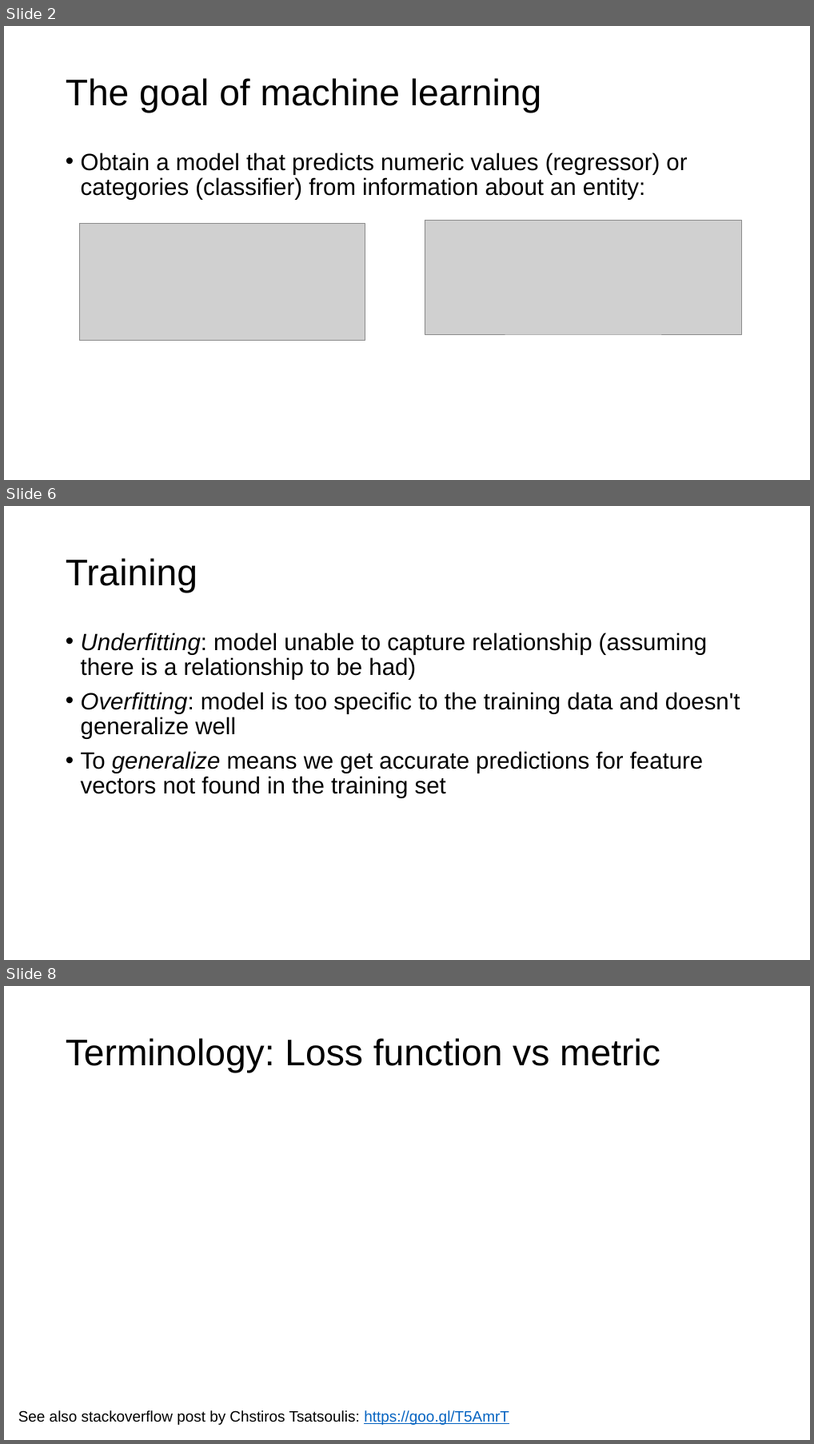
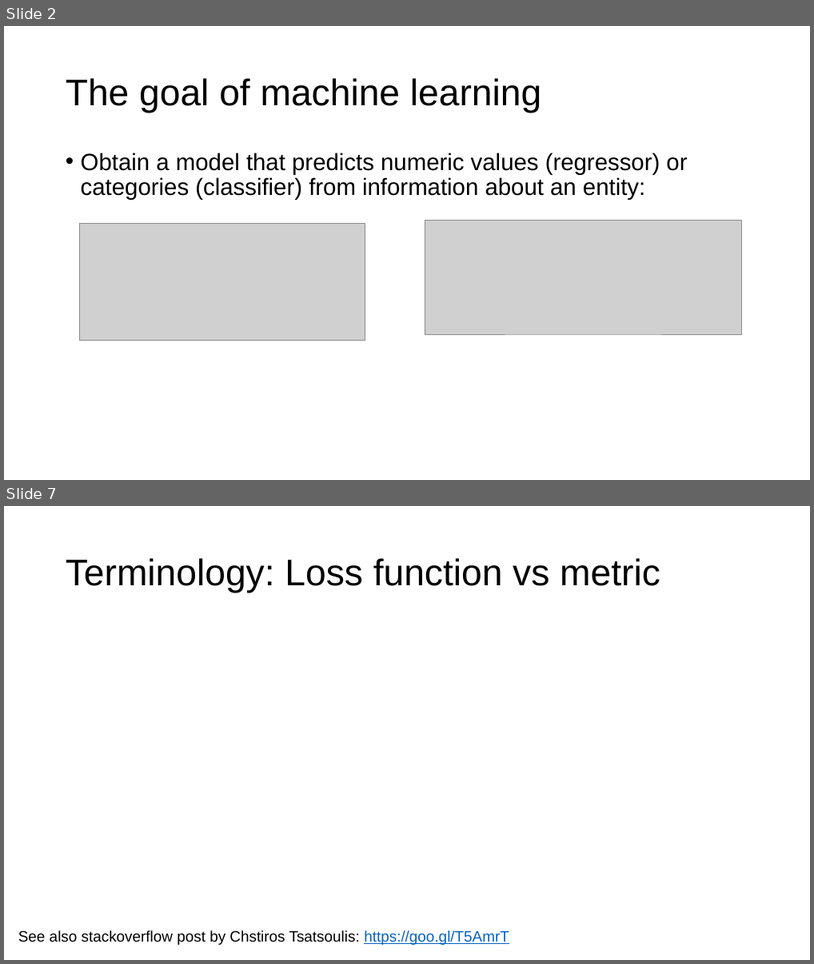
Before and after one commit to parrt/fundamentals-of-deep-learning, a slide deck: lectures/intro.pptx. Shown one above the other, each under a label of ours: slides 2, 6 and 8 before the commit, slides 2 and 7 after it; the slides between them are not shown. The pictures are 814x1444 and 814x964 pixels, drawn with LibreOffice and Linux fonts; fonts in the diff are those of the drawing; grey boxes stand for pictures; background and template pictures are left out. Boxes give left, top, right and bottom in pixels: in the first picture for what was removed or moved away, otherwise in the second. Text is boxed around its words. In the diff, an @@ line names an element or a change of style, - is before the commit and + after.

```diff
--- a/lectures/intro.pptx
+++ b/lectures/intro.pptx
@@ slide 6 removed at (4, 506, 810, 960), background #FFFFFF @@
@@ title removed at (66, 558, 198, 593) @@
-Training
@@ text removed at (81, 632, 741, 798) @@
-• Underfitting: model unable to capture relationship (assuming there is a relationship to be had)
-• Overfitting: model is too specific to the training data and doesn't generalize well
-• To generalize means we get accurate predictions for feature vectors not found in the training set
@@ what was slide 8 is now slide 7 @@
```
Also in this commit, not shown: 13 slides changed, 7 slides added, 3 other slides removed, 8 other files.
